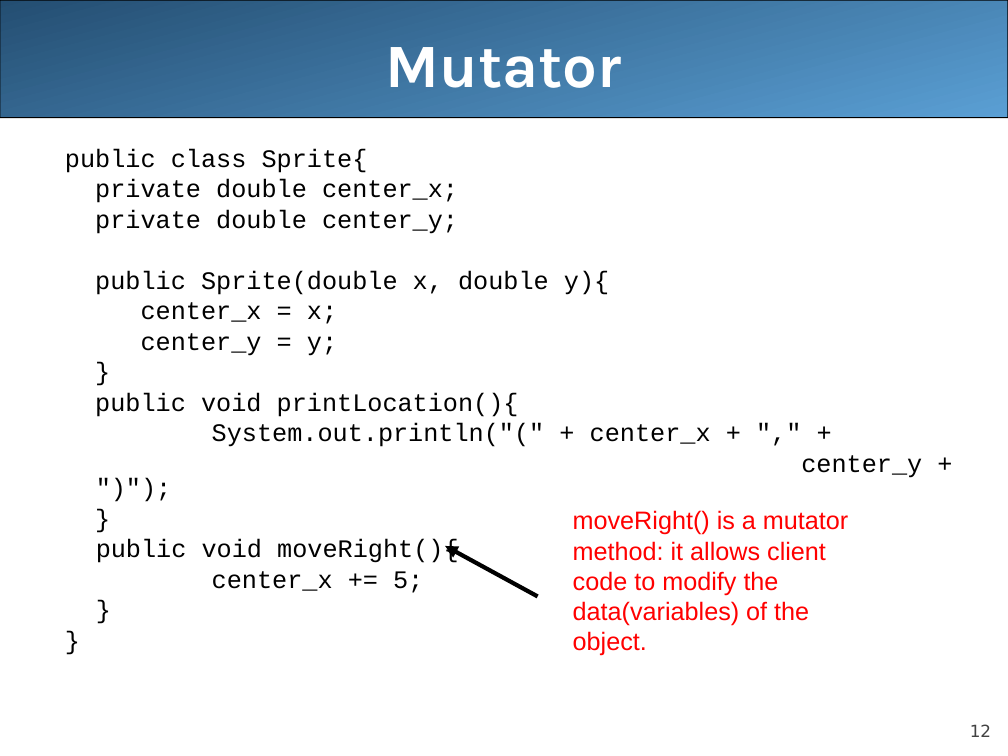
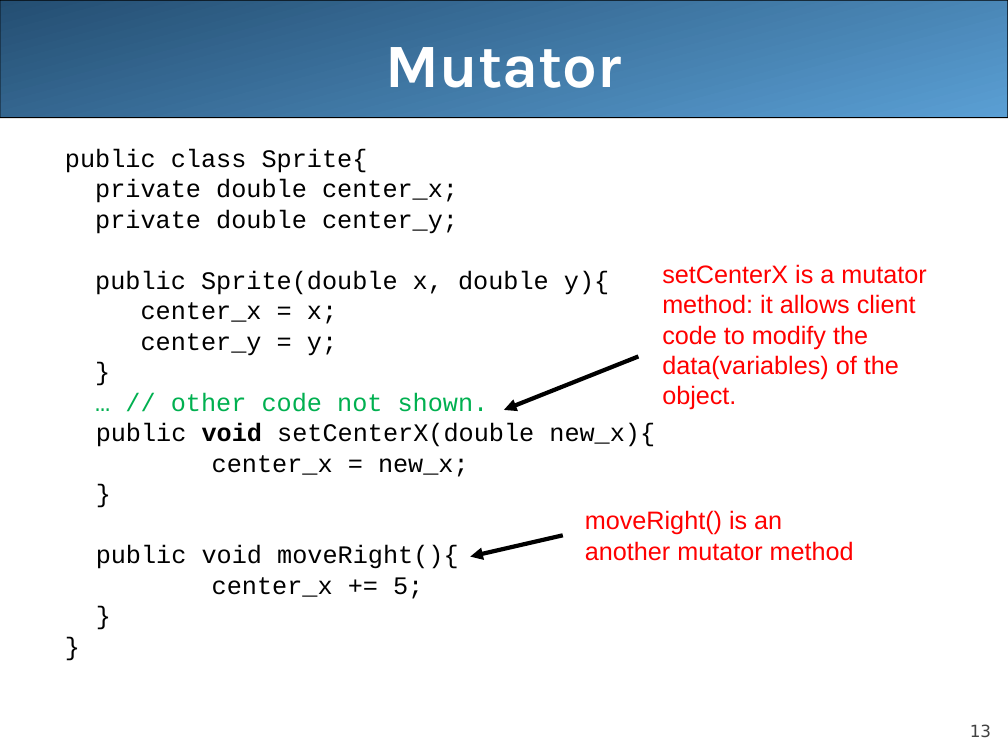
Before and after one commit to LongBaoNguyen/longbaonguyen.github.io, a slide deck: slide 13 of courses/apcsa/lecture13.ppt (slide 12 before the commit). Drawn at 1008x756 pixels with LibreOffice and Linux fonts; fonts in the diff are those of the drawing. Boxes give left, top, right and bottom in pixels: in the first picture for what was removed or moved away, otherwise in the second. Text is boxed around its words. In the diff, an @@ line names an element or a change of style, - is before the commit and + after.

```diff
--- a/courses/apcsa/lecture13.ppt
+++ b/courses/apcsa/lecture13.ppt
@@ text at bbox=[662, 264, 926, 410]: text changed @@
-moveRight() is a mutator method: it allows client code to modify the data(variables) of the object.
+setCenterX is a mutator method: it allows client code to modify the data(variables) of the object.
@@ arrow added from (638, 357) to (504, 410), #000000 3 pt @@
@@ text at bbox=[96, 392, 655, 477]: text changed @@
-  public void printLocation(){
-  System.out.println("(" + center_x + "," +
-  center_y + ")");
+  … // other code not shown.
+  public void setCenterX(double new_x){
+  center_x = new_x;
@@ arrow moved from (537, 597) - (446, 546) to (562, 535) - (471, 556) @@
@@ text added at bbox=[585, 510, 854, 561], 18 pt, text #FF0000 @@
+moveRight() is an another mutator method
@@ page number at bbox=[970, 724, 991, 737]: text changed @@
-12
+13
```
Also in this commit, not shown: 12 other slides changed, 1 slide added, 2 other files.
